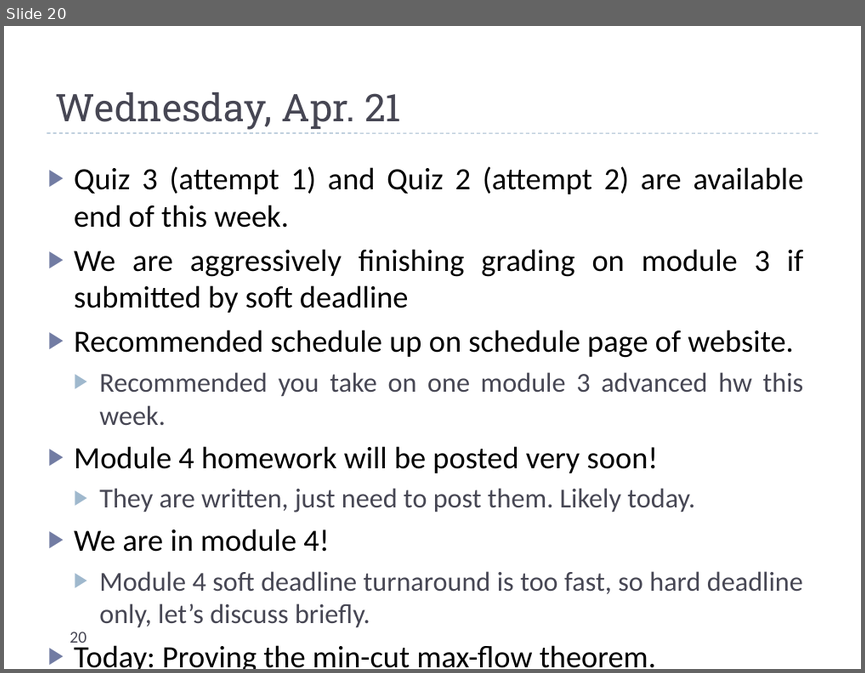
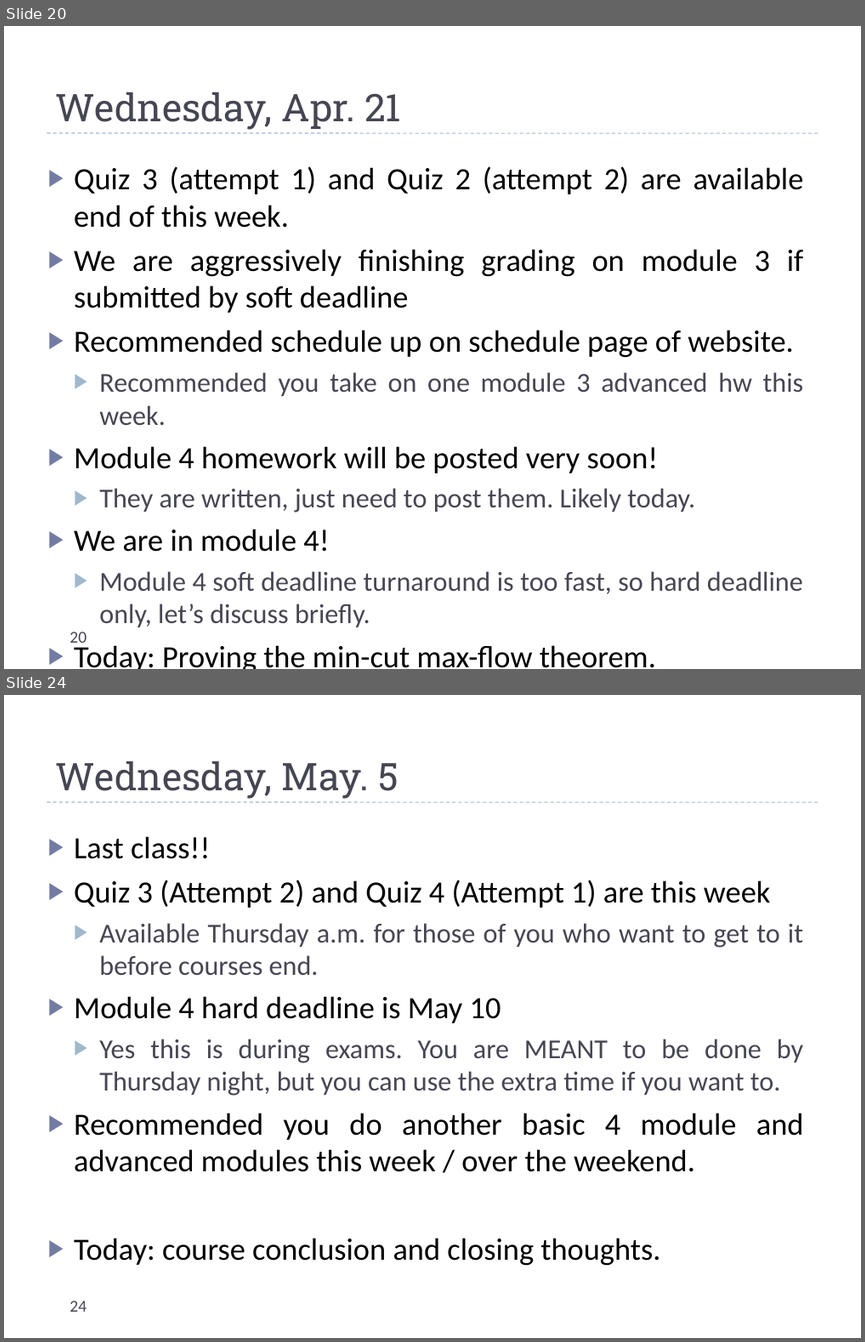
Before and after one commit to uva-cs/cs4102-f21, a slide deck: slides/dailyannouncements_mf.pptx. Shown one above the other, each under a label of ours: slide 20 before the commit, slides 20 and 24 after it; the slides between them are not shown. The pictures are 865x673 and 865x1342 pixels, drawn with LibreOffice and Linux fonts; fonts in the diff are those of the drawing. Boxes give left, top, right and bottom in pixels: in the first picture for what was removed or moved away, otherwise in the second. Text is boxed around its words. In the diff, an @@ line names an element or a change of style, - is before the commit and + after.

```diff
--- a/slides/dailyannouncements_mf.pptx
+++ b/slides/dailyannouncements_mf.pptx
@@ slide 24 added at (x1=4, y1=695, x2=861, y2=1338), background #FFFFFF; not listed: 1 template element that a slide beside it also shows @@
@@ title added at (x1=55, y1=761, x2=398, y2=799), 32 pt, text #464653 @@
+Wednesday, May. 5
@@ text added at (x1=74, y1=836, x2=804, y2=1265), 26 pt, text #000000 @@
+▶ Last class!!
+▶ Quiz 3 (Attempt 2) and Quiz 4 (Attempt 1) are this week
+  ▶ Available Thursday a.m. for those of you who want to get to it before courses end.
+▶ Module 4 hard deadline is May 10
+  ▶ Yes this is during exams. You are MEANT to be done by Thursday night, but you can use the extra time if you want to.
+▶ Recommended you do another basic 4 module and advanced modules this week / over the weekend.
+▶ Today: course conclusion and closing thoughts.
@@ page number added at (x1=69, y1=1300, x2=86, y2=1311), 14 pt, text #464653 @@
+24
```
Also in this commit, not shown: 3 other slides added, 5 other files.
